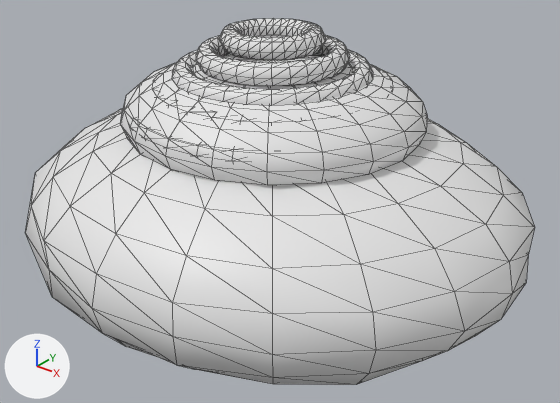
Before and after pictures for a commit that changed the glTF model models/catch_breads/bread_pumpkin_bun.glb.
Both versions are drawn from a 50 mm lens placed at (0.694, -0.85, 0.543), pointed at (0.019, -0.008, 0.021). The axes (+X, +Y, +Z) are drawn at lower left. The lights are the same throughout. The first picture is the older version. Mesh edges are drawn as thin lines. Where no turn or scale is listed for an object, it has been applied to the vertices.

Objects in the first picture: 'かぼちゃあん', 'かぼちゃの絞り', 'かぼちゃの絞り.001', 'かぼちゃの絞り.002', 'かぼちゃの絞り.003', 'かぼちゃの絞り.004', 'ふっくらした生地.009'.
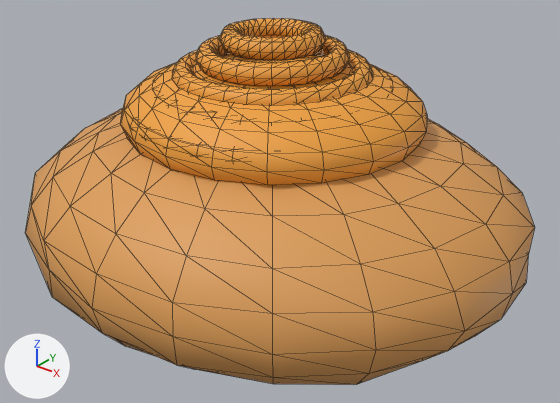
Patch to the scene script:
```diff
--- a/models/catch_breads/bread_pumpkin_bun.glb.py
+++ b/models/catch_breads/bread_pumpkin_bun.glb.py
@@ mat_焼きたての山吹色 @@
 mat_焼きたての山吹色 = principled_material('焼きたての山吹色')
-mat_焼きたての山吹色.base_color = (0.8, 0.8, 0.8)  # white #e7e7e7
+mat_焼きたての山吹色.base_color = (0.72, 0.34, 0.095)  # orange #dd9e57
@@ mat_かぼちゃ @@
 mat_かぼちゃ = principled_material('かぼちゃ')
-mat_かぼちゃ.base_color = (0.8, 0.8, 0.8)  # white #e7e7e7
+mat_かぼちゃ.base_color = (0.87, 0.36, 0.045)  # orange #f0a23c
```

What differs and where, as boxes [x1, y1, x2, y2] in the pictures (560 x 403 px):
'ふっくらした生地.009', recoloured (white to orange): [25, 108, 535, 385] in both
'かぼちゃあん', recoloured (white to orange): [120, 54, 427, 186] in both
'かぼちゃの絞り.003', recoloured (white to orange): [196, 35, 350, 86] in both
'かぼちゃの絞り.002', recoloured (white to orange): [172, 50, 373, 105] in both
'かぼちゃの絞り.004', recoloured (white to orange): [219, 19, 326, 60] in both
'かぼちゃの絞り', recoloured: [130, 126, 235, 161] in both
'かぼちゃの絞り.001', recoloured: [157, 66, 376, 121] in both
